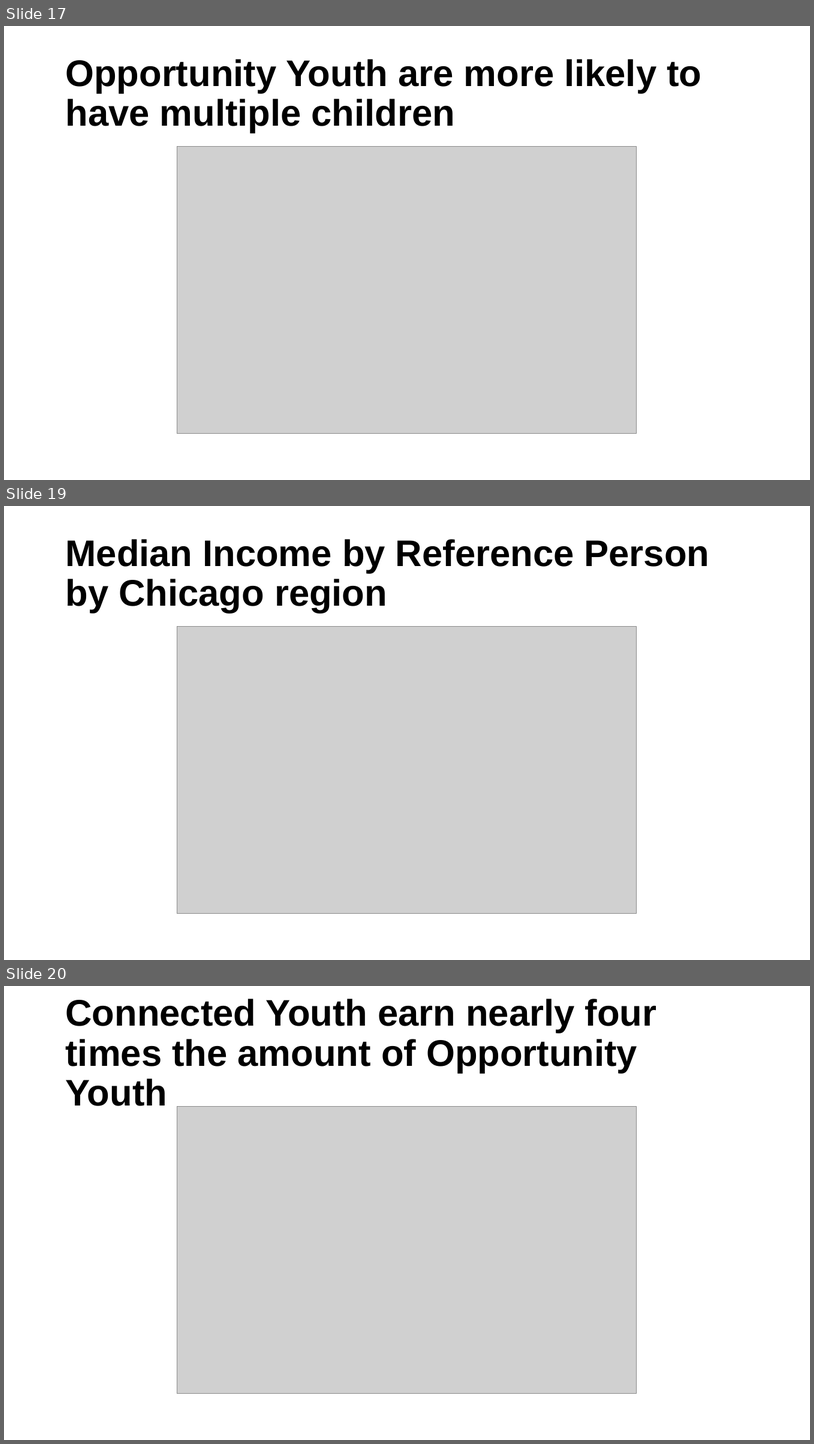
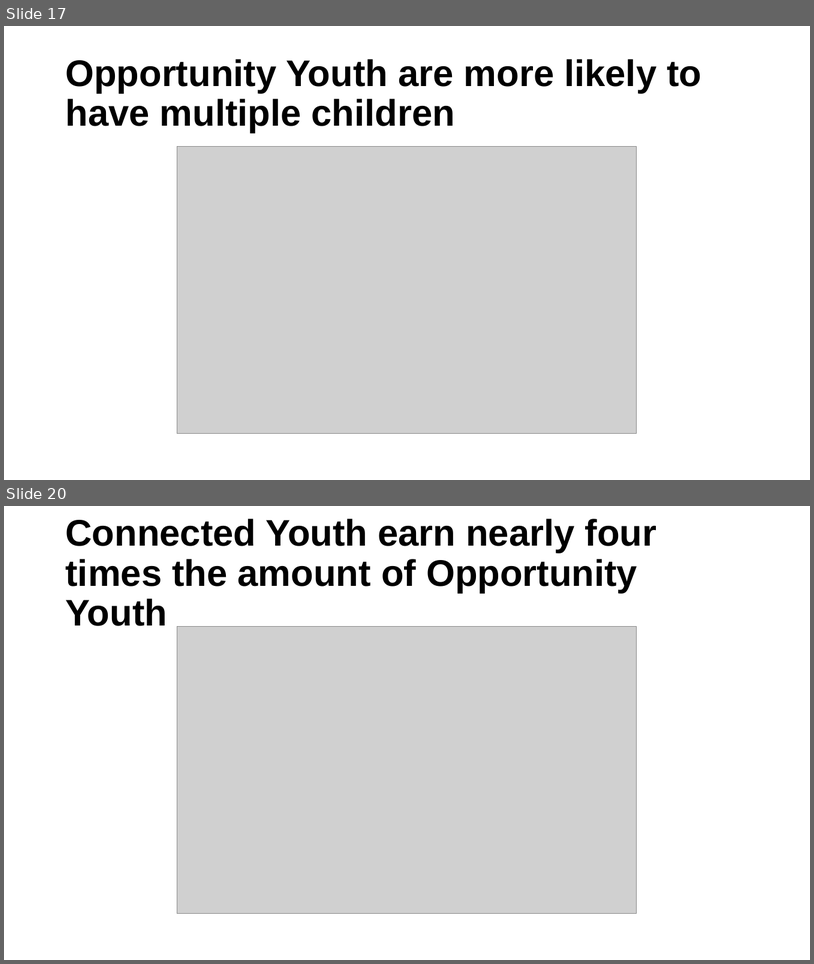
Before and after one commit to ucdiegorubi/oy_census_analysis, a slide deck: create_powerpoint/household_structure_estimates.pptx. Shown one above the other, each under a label of ours: slides 17, 19 and 20 before the commit, slides 17 and 20 after it; the slides between them are not shown. The pictures are 814x1444 and 814x964 pixels, drawn with LibreOffice and Linux fonts; fonts in the diff are those of the drawing; grey boxes stand for pictures; background and template pictures are left out. Boxes give left, top, right and bottom in pixels: in the first picture for what was removed or moved away, otherwise in the second. Text is boxed around its words. In the diff, an @@ line names an element or a change of style, - is before the commit and + after.

```diff
--- a/create_powerpoint/household_structure_estimates.pptx
+++ b/create_powerpoint/household_structure_estimates.pptx
@@ slide 19 removed at [4,506,810,960], background #FFFFFF @@
@@ title removed at [65,539,710,613] @@
-Median Income by Reference Person by Chicago region
@@ picture removed at [177,627,637,914] @@
```
Also in this commit, not shown: 7 slides changed, 1 slide added, 6 other files.
